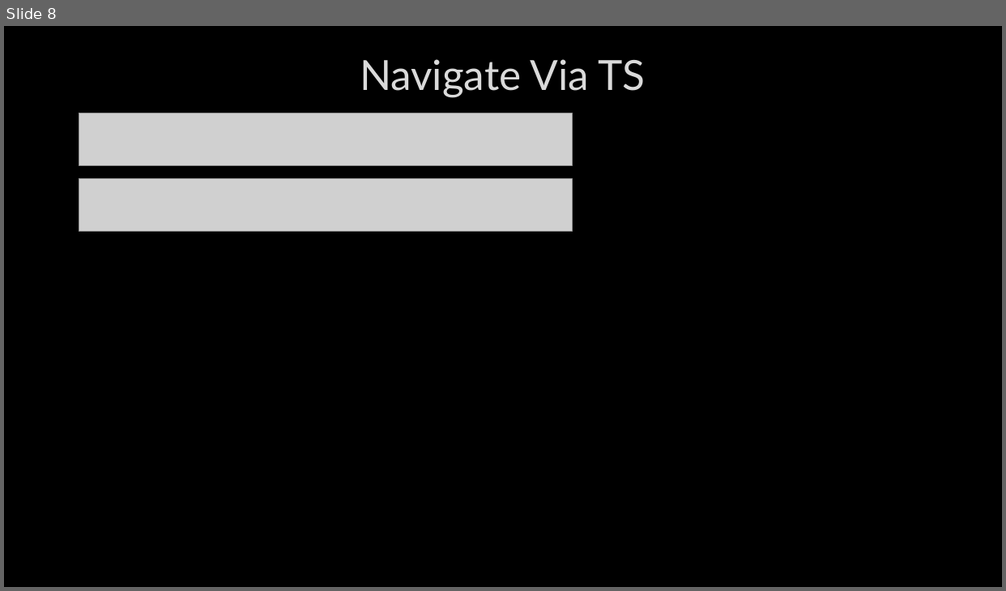
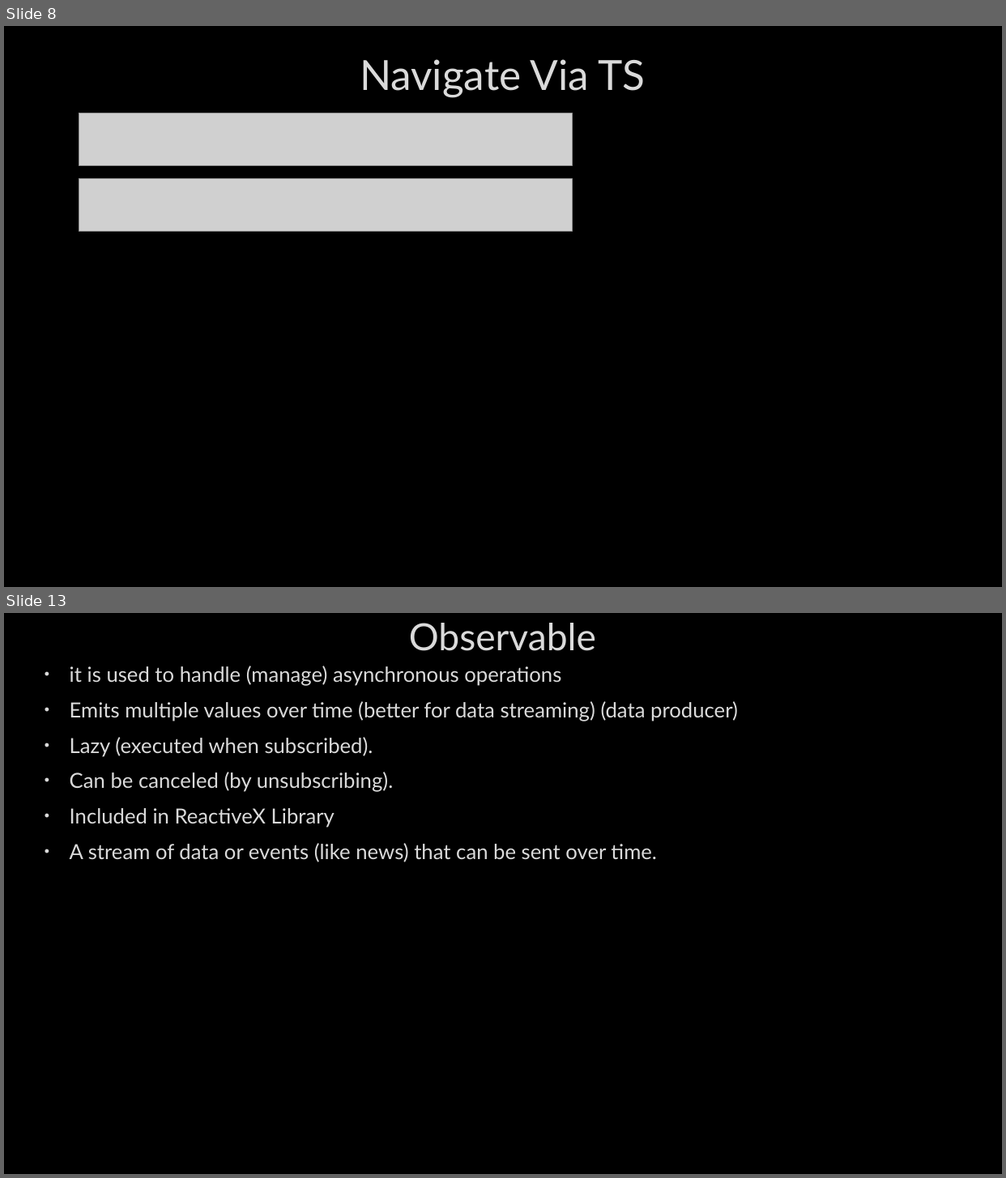
Before and after one commit to AhmedMohamedSamir1/Summary, a slide deck: Angular & type script/Angular.pptx. Shown one above the other, each under a label of ours: slide 8 before the commit, slides 8 and 13 after it; the slides between them are not shown. The pictures are 1006x591 and 1006x1178 pixels, drawn with LibreOffice and Linux fonts; fonts in the diff are those of the drawing; grey boxes stand for pictures; background and template pictures are left out. Boxes give left, top, right and bottom in pixels: in the first picture for what was removed or moved away, otherwise in the second. Text is boxed around its words. In the diff, an @@ line names an element or a change of style, - is before the commit and + after.

```diff
--- a/Angular & type script/Angular.pptx
+++ b/Angular & type script/Angular.pptx
@@ slide 13 added at (4, 613, 1002, 1174), background picture (left out) @@
@@ title added at (409, 623, 596, 651), 36 pt, text #DADADA @@
+Observable
@@ text added at (70, 666, 738, 862), 20 pt, text #DADADA @@
+• it is used to handle (manage) asynchronous operations
+• Emits multiple values over time (better for data streaming) (data producer)
+• Lazy (executed when subscribed).
+• Can be canceled (by unsubscribing).
+• Included in ReactiveX Library
+• A stream of data or events (like news) that can be sent over time.
```
Also in this commit, not shown: 5 slides changed, 6 other slides added, 1 slide removed, 5 other files.
